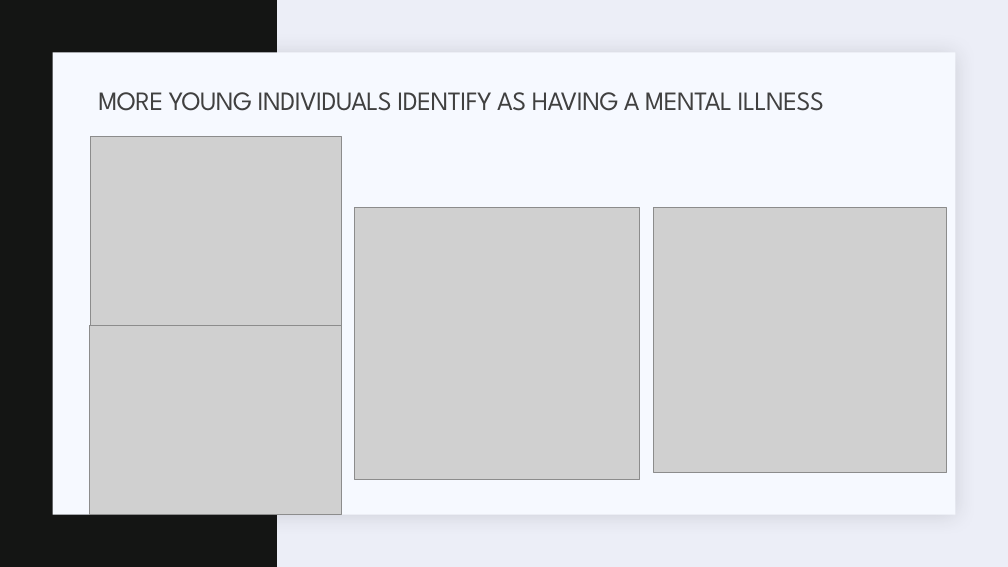
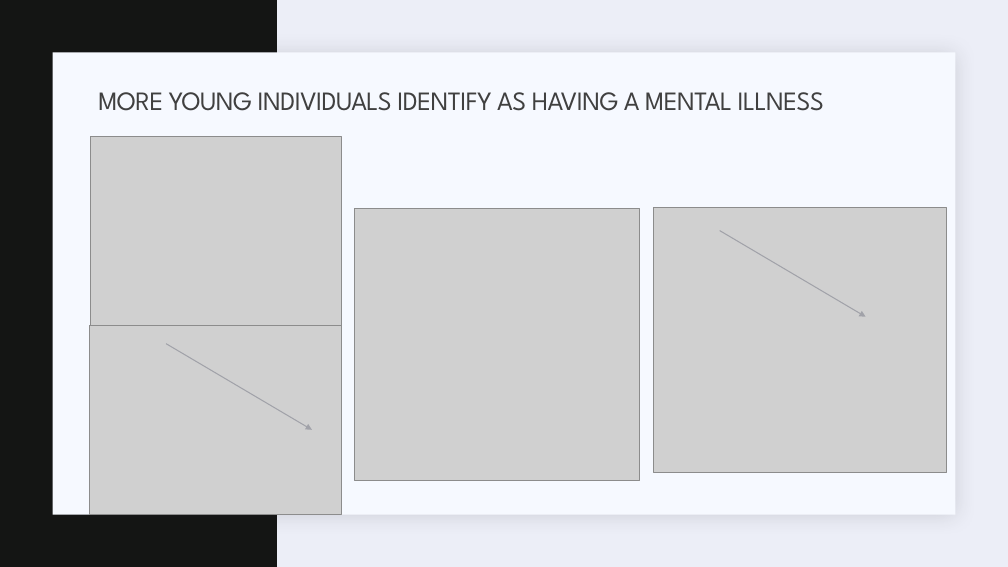
Before and after one commit to hehill/Project1_Team3, a slide deck: slide 9 of Presentation/Presentation_draft.pptx. Drawn at 1008x567 pixels with LibreOffice and Linux fonts; fonts in the diff are those of the drawing; grey boxes stand for pictures. Boxes give left, top, right and bottom in pixels: in the first picture for what was removed or moved away, otherwise in the second. Text is boxed around its words. In the diff, an @@ line names an element or a change of style, - is before the commit and + after.

```diff
--- a/Presentation/Presentation_draft.pptx
+++ b/Presentation/Presentation_draft.pptx
@@ arrow added from (720, 231) to (866, 317), #A1A2A9 1 pt @@
@@ arrow added from (166, 344) to (312, 430), #A1A2A9 1 pt @@
```
Also in this commit, not shown: 6 other slides changed, 6 other files.
